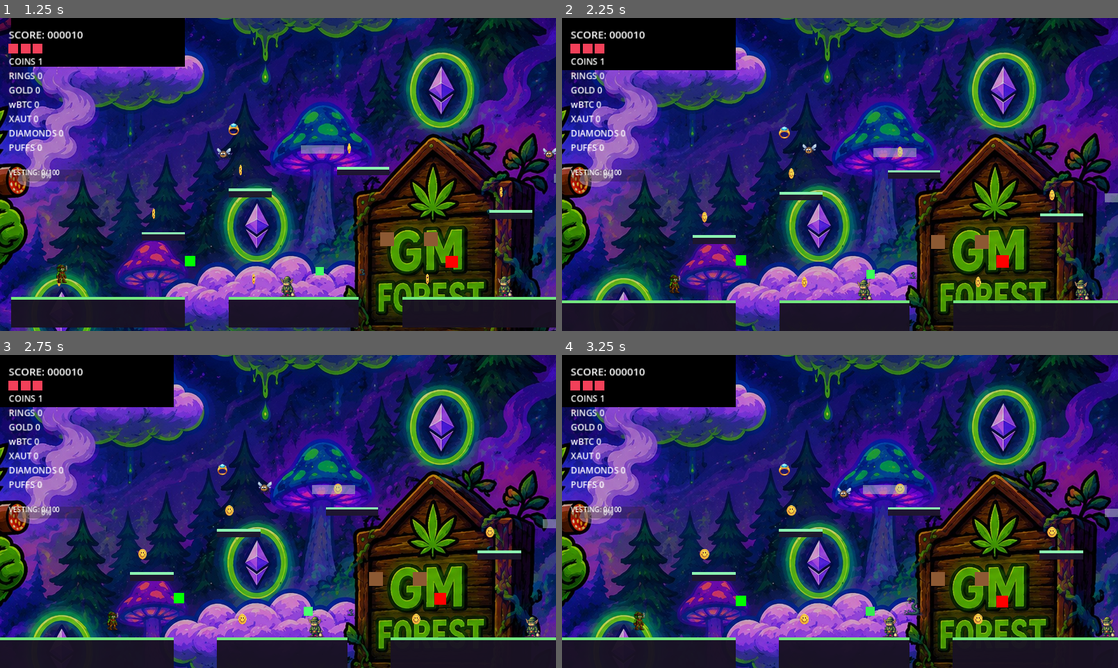
Above: before the commit, frames 1-4 (two rows, left to right).
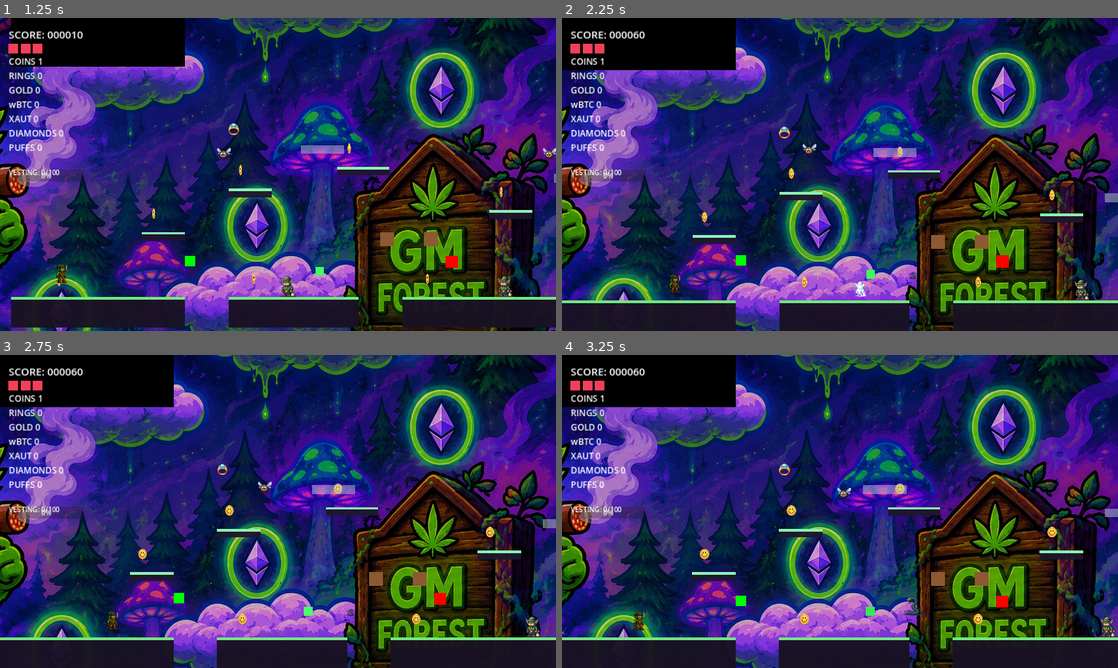
Above: after the commit, the same moments.

Repository: youngstunners88/GM-GAME
Game: Godot game, scene res://src/ui/main_menu.tscn
The game is run twice, just before and just after one commit, with the same random seed, the same clock (stepped at 60 frames per second) and the same inputs. Sound files missing from this copy of the repository are replaced by a short silence.
Inputs (mouse positions are in pixels of both pictures, inside the frame that each line leads up to):
- Up to frame 1 (1.25 s): click "PLAY LEVEL 1" at 0.5 s
- Up to frame 2 (2.25 s): move the mouse to (962, 158) at 1.27 s; hold D (move_right) 1.28-2 s; hold J (attack, bound only after the commit) 1.28-2 s; click (962, 158) at 1.42 s; tap Space (jump) at 1.52 s; drag from (728, 190) to (912, 262) at 2.02 s
- Up to frame 3 (2.75 s): no input
- Up to frame 4 (3.25 s): move the mouse to (895, 442) at 2.77 s; hold A (move_left) from 2.78 s (still down); hold J (attack, bound only after the commit) from 2.78 s (still down); tap E (interact) at 2.85 s

Frame 1 is identical in both runs. In frame 2, 0.2% of the frame differs, in the area x 12-56%, y 4-91%; in frame 3, 0.2%; in frame 4, 0.2%.
Error before the commit: Cannot call method 'get_visible_rect' on a null value. (res://src/autoload/mobile_input_handler.gd:17)
Error after the commit: Cannot call method 'get_visible_rect' on a null value. (res://src/autoload/mobile_input_handler.gd:19)

Commit message:
feat(combat): axe throw + purple 3-axe fan + ETH-flask fire breath
New CombatHandler node on the player (movement code untouched):
- Base attack: throw a spinning axe (key J/Enter, mobile ATK button) —
  kills minions, shatters boulders. 0.4s cooldown.
- Purple Weed active: tap = three-axe fan (0.5s cd); hold >=0.28s = ETH-flask
  fire-breath cone that ticks damage + emits flame particles (1.4s cd).
- New Area2D projectiles src/combat/axe + fire_breath on the Projectiles
  layer; reuse pickaxe sprite until a bespoke throwing-axe asset lands.
- New 'attack' input action; mobile attack button is hold-aware (button_down/
  button_up) so the fire-breath channel works on touch.
- ADR: docs/architecture/adr-combat-system.md

Co-Authored-By: Claude Fable 5 <noreply@anthropic.com>
Claude-Session: https://claude.ai/code/session_01KkjNwKWegSVaQWrVTiU8ru

Diff:
--- a/project.godot
+++ b/project.godot
@@ -65,6 +65,12 @@
 "events": [Object(InputEventKey,"resource_local_to_scene":false,"resource_name":"","device":-1,"window_id":0,"alt_press …(192 unchanged characters)…
 ]
 }
+attack={
+"deadzone": 0.5,
+"events": [Object(InputEventKey,"resource_local_to_scene":false,"resource_name":"","device":-1,"window_id":0,"alt_pressed":false,"shift_pressed":false,"ctrl_pressed":false,"meta_pressed":false,"pressed":false,"keycode":0,"physical_keycode":74,"key_label":0,"unicode":106,"location":0,"echo":false,"script":null)
+, Object(InputEventKey,"resource_local_to_scene":false,"resource_name":"","device":-1,"window_id":0,"alt_pressed":false,"shift_pressed":false,"ctrl_pressed":false,"meta_pressed":false,"pressed":false,"keycode":0,"physical_keycode":4194309,"key_label":0,"unicode":0,"location":0,"echo":false,"script":null)
+]
+}
 
 [layer_names]
 2d_physics/layer_1="World"
--- a/src/autoload/mobile_input_handler.gd
+++ b/src/autoload/mobile_input_handler.gd
@@ -12,6 +12,8 @@
 signal touch_sprint_released
 signal touch_dash
 signal touch_interact
+signal touch_attack
+signal touch_attack_released
 
 var is_mobile: bool = OS.get_name() in ["Android", "iOS"]
 var screen_size: Vector2 = get_viewport().get_visible_rect().size
--- /dev/null
+++ b/src/combat/axe.gd
@@ -0,0 +1,47 @@
+extends Area2D
+## Thrown axe — Lil Blunt's base attack. Flies flat in the facing direction,
+## spinning as it travels; kills a minion on contact and shatters boulders.
+## A vertical component lets the purple-power fan spread axes up and down.
+##
+## Collision: layer 7 (Projectiles), masks Enemies (bit 3) + Hazards (bit 6, the
+## rolling-boulder layer). It deliberately does NOT mask World, so a low throw
+## skims the ground instead of despawning on the first floor tile.
+
+var direction: float = 1.0        ## -1 = left, +1 = right
+var speed: float = 620.0
+var vertical: float = 0.0         ## px/s vertical drift (fan spread)
+var damage: int = 1
+var lifetime: float = 1.2
+var _spin: float = 0.0
+
+@onready var sprite: Sprite2D = $Sprite
+
+func _ready() -> void:
+	add_to_group("projectile")
+	body_entered.connect(_on_body_entered)
+	var t := get_tree().create_timer(lifetime)
+	t.timeout.connect(_despawn)
+
+func _physics_process(delta: float) -> void:
+	position.x += direction * speed * delta
+	position.y += vertical * delta
+	# Spin in the direction of travel so the blade reads as thrown, not sliding.
+	_spin += delta * 20.0 * signf(direction)
+	if sprite:
+		sprite.rotation = _spin
+
+func _on_body_entered(body: Node2D) -> void:
+	if body.is_in_group("enemy") and body.has_method("take_damage"):
+		body.take_damage(damage)
+		_impact()
+	elif body.has_method("smash"):        # rolling boulder
+		body.smash()
+		_impact()
+
+func _impact() -> void:
+	AudioManager.play_sfx("hit")
+	_despawn()
+
+func _despawn() -> void:
+	if is_instance_valid(self):
+		queue_free()
--- /dev/null
+++ b/src/combat/axe.tscn
@@ -0,0 +1,19 @@
+[gd_scene load_steps=4 format=3]
+
+[ext_resource type="Script" path="res://src/combat/axe.gd" id="1_axe"]
+[ext_resource type="Texture2D" path="res://src/assets/sprites/sprite_item_pickaxe.png" id="2_tex"]
+
+[sub_resource type="CircleShape2D" id="CircleShape2D_axe"]
+radius = 12.0
+
+[node name="Axe" type="Area2D"]
+collision_layer = 64
+collision_mask = 36
+script = ExtResource("1_axe")
+
+[node name="Sprite" type="Sprite2D" parent="."]
+texture = ExtResource("2_tex")
+scale = Vector2(0.5, 0.5)
+
+[node name="CollisionShape2D" type="CollisionShape2D" parent="."]
+shape = SubResource("CircleShape2D_axe")
--- /dev/null
+++ b/src/combat/fire_breath.gd
@@ -0,0 +1,41 @@
+extends Area2D
+## ETH-flask fire breath — the purple-power channel. Lil Blunt swigs from the
+## icy ETH flask and exhales a short cone of flame in front of him. Spawned as a
+## child of the player so it tracks his position; it ticks damage to every enemy
+## caught in the cone and flings a burst of fire particles for feel.
+##
+## Monitors Enemies (mask bit 3). Lives ~0.9s then despawns.
+
+var direction: float = 1.0
+var lifetime: float = 0.9
+var tick_interval: float = 0.15
+var _tick: float = 0.0
+
+@onready var particles: CPUParticles2D = $Flame
+
+func _ready() -> void:
+	add_to_group("projectile")
+	# Orient the whole cone (collision + particles) to the facing direction.
+	scale.x = signf(direction)
+	if particles:
+		particles.emitting = true
+	var t := get_tree().create_timer(lifetime)
+	t.timeout.connect(_despawn)
+	_burn()  # first tick immediately, so a quick tap-through still stings
+
+func _physics_process(delta: float) -> void:
+	_tick -= delta
+	if _tick <= 0.0:
+		_tick = tick_interval
+		_burn()
+
+func _burn() -> void:
+	for body in get_overlapping_bodies():
+		if body.is_in_group("enemy") and body.has_method("take_damage"):
+			body.take_damage(1)
+
+func _despawn() -> void:
+	if is_instance_valid(self):
+		if particles:
+			particles.emitting = false
+		queue_free()
--- /dev/null
+++ b/src/combat/fire_breath.tscn
@@ -0,0 +1,32 @@
+[gd_scene load_steps=3 format=3]
+
+[ext_resource type="Script" path="res://src/combat/fire_breath.gd" id="1_fire"]
+
+[sub_resource type="ConvexPolygonShape2D" id="ConvexPolygonShape2D_cone"]
+points = PackedVector2Array(6, -6, 6, 6, 150, 34, 150, -34)
+
+[node name="FireBreath" type="Area2D"]
+collision_layer = 64
+collision_mask = 4
+monitoring = true
+script = ExtResource("1_fire")
+
+[node name="CollisionShape2D" type="CollisionShape2D" parent="."]
+shape = SubResource("ConvexPolygonShape2D_cone")
+
+[node name="Flame" type="CPUParticles2D" parent="."]
+emitting = false
+amount = 26
+lifetime = 0.45
+one_shot = false
+explosiveness = 0.15
+randomness = 0.5
+position = Vector2(8, 0)
+direction = Vector2(1, 0)
+spread = 22.0
+gravity = Vector2(0, -40)
+initial_velocity_min = 220.0
+initial_velocity_max = 340.0
+scale_amount_min = 3.0
+scale_amount_max = 6.0
+color = Color(1, 0.55, 0.15, 0.85)
--- /dev/null
+++ b/src/player/combat_handler.gd
@@ -0,0 +1,109 @@
+class_name CombatHandler
+extends Node
+## Lil Blunt's attacks. Base move: throw an axe in the facing direction. The
+## Purple Weed power-up is where the attack fantasy opens up — a tap throws a
+## three-axe fan, and holding the button lights the ETH flask for a fire-breath
+## channel. Keyboard ("attack" action) and the mobile attack button both route
+## through here.
+##
+## Design/numbers live in docs/architecture/adr-combat-system.md.
+
+const AXE_SCENE := preload("res://src/combat/axe.tscn")
+const FIRE_BREATH_SCENE := preload("res://src/combat/fire_breath.tscn")
+
+## Cooldowns (seconds). Fan is a touch slower than a single throw so the
+## purple burst doesn't become a strictly-better spam; fire breath is the
+## heavy hitter and gates hardest.
+const AXE_COOLDOWN := 0.4
+const FAN_COOLDOWN := 0.5
+const FIRE_COOLDOWN := 1.4
+## Fan spread as a vertical velocity fraction of axe speed (outer axes drift).
+const FAN_SPREAD := 0.28
+## How long the button must be held (purple only) before the flask ignites.
+const HOLD_THRESHOLD := 0.28
+
+var _axe_cd := 0.0
+var _fire_cd := 0.0
+var _held := 0.0
+var _mobile_press := false      ## one-shot: set by touch, consumed next frame
+var _mobile_down := false       ## true between mobile press and release
+var player: Player
+
+func _ready() -> void:
+	player = get_parent()
+	if MobileInputHandler and MobileInputHandler.has_signal("touch_attack"):
+		MobileInputHandler.touch_attack.connect(_on_mobile_attack_pressed)
+		MobileInputHandler.touch_attack_released.connect(_on_mobile_attack_released)
+
+func _physics_process(delta: float) -> void:
+	if _axe_cd > 0.0:
+		_axe_cd -= delta
+	if _fire_cd > 0.0:
+		_fire_cd -= delta
+	if not StateMachine.is_playing():
+		_mobile_press = false
+		return
+
+	var pressed := Input.is_action_just_pressed("attack") or _mobile_press
+	var holding := Input.is_action_pressed("attack") or _mobile_down
+	_mobile_press = false
+	var purple := GameManager.has_power_up("purple")
+
+	if pressed:
+		_held = 0.0
+		if purple:
+			_throw_fan()
+		else:
+			_throw_axe()
+
+	# Purple + sustained hold → ETH-flask fire breath, on its own cooldown.
+	if holding and purple:
+		_held += delta
+		if _held >= HOLD_THRESHOLD and _fire_cd <= 0.0:
+			_breathe_fire()
+	else:
+		_held = 0.0
+
+func _facing() -> float:
+	return 1.0 if player.input_handler.facing_right else -1.0
+
+func _throw_axe() -> void:
+	if _axe_cd > 0.0:
+		return
+	_axe_cd = AXE_COOLDOWN
+	_spawn_axe(0.0)
+	AudioManager.play_sfx("throw")
+
+## Three axes: one straight, two drifting up/down — the purple power flex.
+func _throw_fan() -> void:
+	if _axe_cd > 0.0:
+		return
+	_axe_cd = FAN_COOLDOWN
+	_spawn_axe(-FAN_SPREAD)
+	_spawn_axe(0.0)
+	_spawn_axe(FAN_SPREAD)
+	AudioManager.play_sfx("throw")
+
+func _spawn_axe(spread: float) -> void:
+	var axe := AXE_SCENE.instantiate()
+	axe.direction = _facing()
+	axe.vertical = spread * axe.speed
+	axe.global_position = player.smoke_spawn.global_position
+	player.get_tree().current_scene.add_child(axe)
+
+func _breathe_fire() -> void:
+	_fire_cd = FIRE_COOLDOWN
+	_held = 0.0
+	var fb := FIRE_BREATH_SCENE.instantiate()
+	fb.direction = _facing()
+	# Local offset in front of the body; direction sign puts it on the correct side.
+	fb.position = Vector2(16.0 * _facing(), 8.0)
+	player.add_child(fb)
+	AudioManager.play_sfx("fire")
+
+func _on_mobile_attack_pressed() -> void:
+	_mobile_press = true
+	_mobile_down = true
+
+func _on_mobile_attack_released() -> void:
+	_mobile_down = false
--- a/src/player/player.tscn
+++ b/src/player/player.tscn
@@ -1,10 +1,11 @@
-[gd_scene load_steps=9 format=3]
+[gd_scene load_steps=10 format=3]
 
 [ext_resource type="Script" path="res://src/player/player.gd" id="1_abcd"]
 [ext_resource type="Script" path="res://src/player/power_up_handler.gd" id="2_puh"]
 [ext_resource type="Script" path="res://src/player/input_handler.gd" id="3_ih"]
 [ext_resource type="Script" path="res://src/player/lil_blunt_visual.gd" id="4_lbv"]
 [ext_resource type="Script" path="res://src/player/player_camera.gd" id="5_cam"]
+[ext_resource type="Script" path="res://src/player/combat_handler.gd" id="6_cmb"]
 
 [sub_resource type="RectangleShape2D" id="RectangleShape2D_abcd"]
 size = Vector2(32, 32)
@@ -65,6 +66,9 @@
 [node name="InputHandler" type="Node" parent="."]
 script = ExtResource("3_ih")
 
+[node name="CombatHandler" type="Node" parent="."]
+script = ExtResource("6_cmb")
+
 [node name="WallSparks" type="CPUParticles2D" parent="."]
 emitting = false
 amount = 8
--- a/src/ui/mobile_controls.gd
+++ b/src/ui/mobile_controls.gd
@@ -16,6 +16,7 @@
 var sprint_button: Button
 var dash_button: Button
 var interact_button: Button
+var attack_button: Button
 
 func _ready() -> void:
 	if not is_mobile:
@@ -91,6 +92,17 @@
 	interact_button.pressed.connect(_on_interact_button)
 	add_child(interact_button)
 
+	# Attack button (left of the action stack) — press-and-hold aware so the
+	# purple ETH-flask fire-breath channel works on touch, not just keyboard.
+	attack_button = Button.new()
+	attack_button.text = "ATK"
+	attack_button.custom_minimum_size = Vector2(button_size, button_size)
+	attack_button.position = Vector2(button_x - button_spacing, 20 + button_spacing)
+	attack_button.modulate = Color(1.0, 0.4, 0.4, 0.85)
+	attack_button.button_down.connect(_on_attack_down)
+	attack_button.button_up.connect(_on_attack_up)
+	add_child(attack_button)
+
 func _on_jump_button() -> void:
 	if MobileInputHandler:
 		MobileInputHandler.touch_jump.emit()
@@ -106,6 +118,18 @@
 func _on_interact_button() -> void:
 	if MobileInputHandler:
 		MobileInputHandler.touch_interact.emit()
+
+func _on_attack_down() -> void:
+	if attack_button:
+		attack_button.modulate = Color(1.0, 0.6, 0.6, 1.0)
+	if MobileInputHandler:
+		MobileInputHandler.touch_attack.emit()
+
+func _on_attack_up() -> void:
+	if attack_button:
+		attack_button.modulate = Color(1.0, 0.4, 0.4, 0.85)
+	if MobileInputHandler:
+		MobileInputHandler.touch_attack_released.emit()
 
 # Input event handlers (called from MobileInputHandler)
 func _on_jump_pressed() -> void:
Not shown, changed: .claude/settings.json
Not shown, changed: STATUS.md
Not shown, added: docs/architecture/adr-combat-system.md
